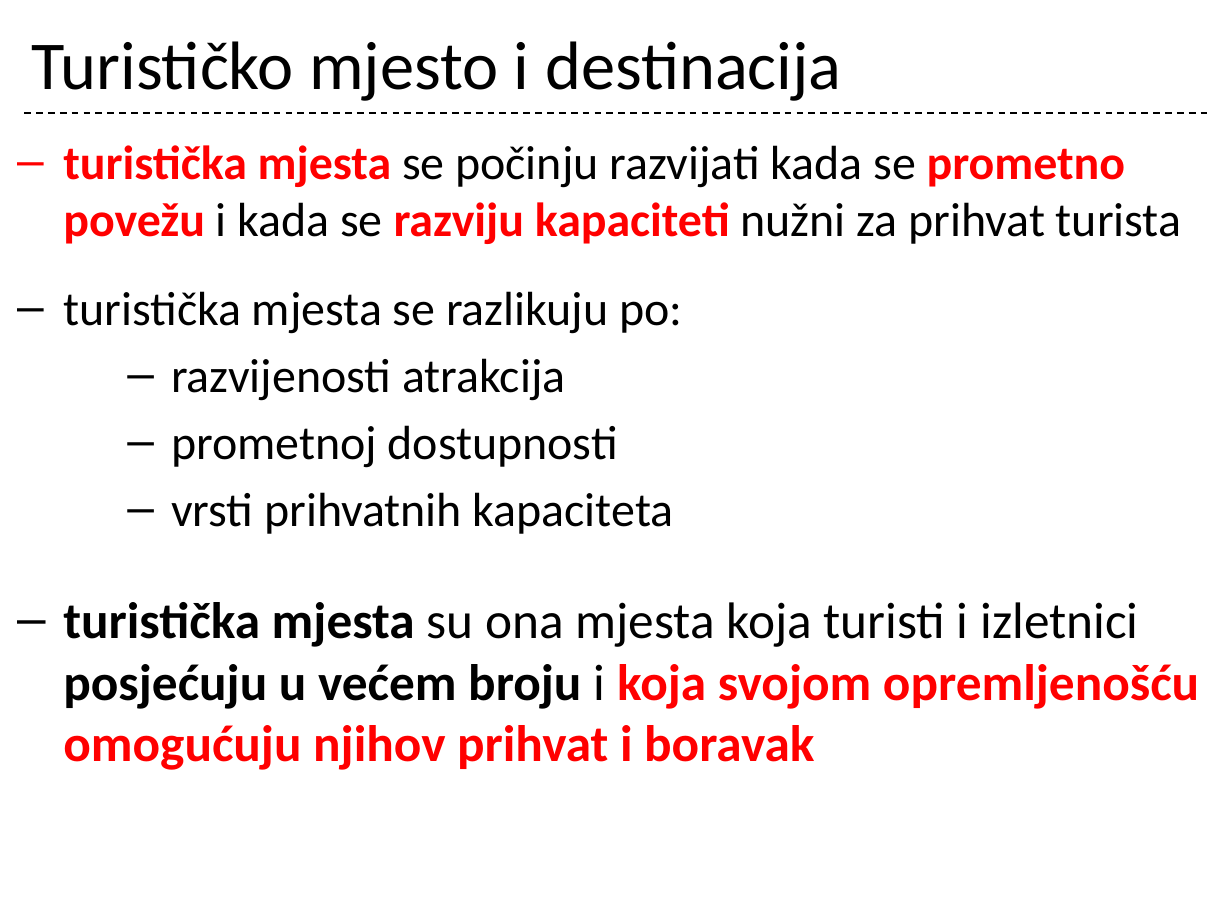
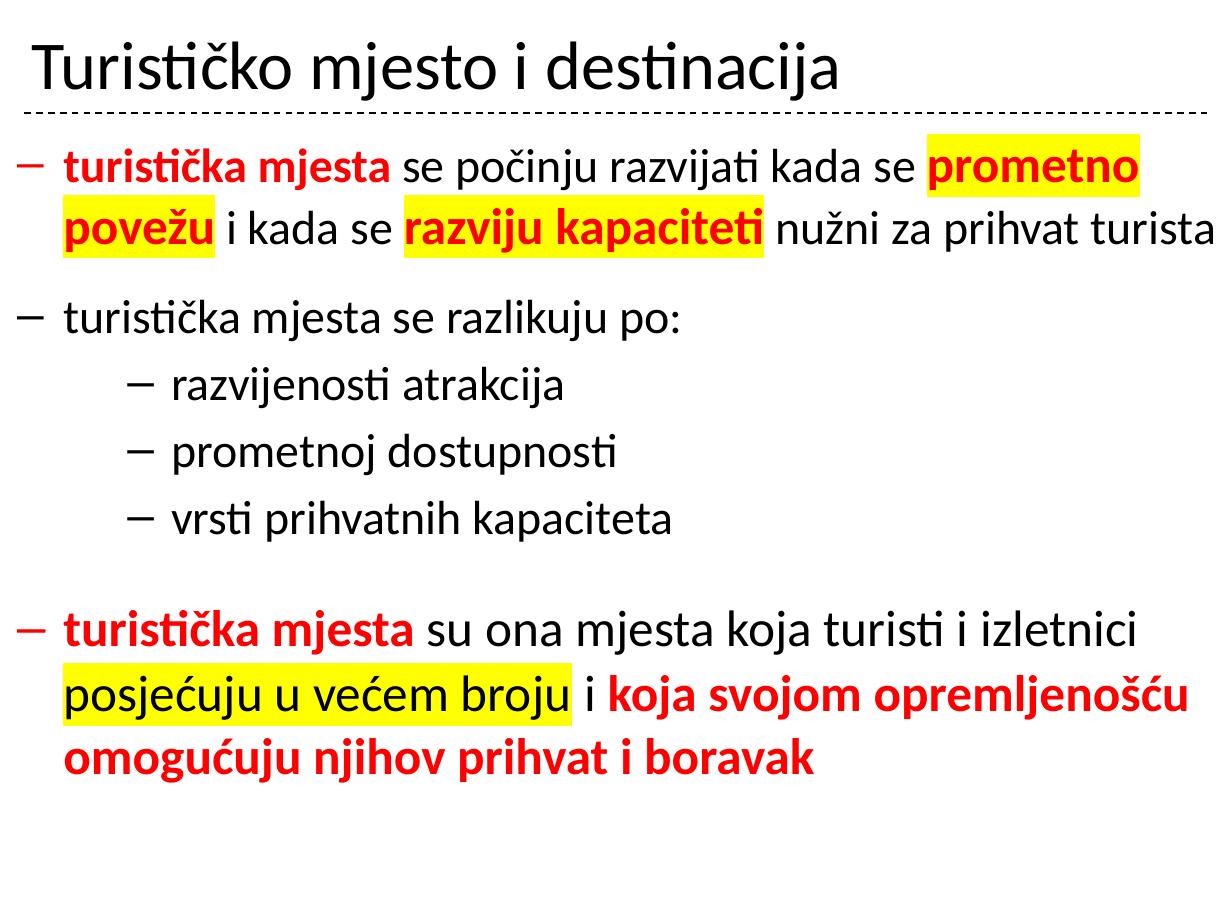
Before and after one commit to cornx/print, a slide deck: slide 35 of data/prezentacije/osnove_turizma/001_Turizam_uvod.pptx. Drawn at 1232x924 pixels with LibreOffice and Linux fonts; fonts in the diff are those of the drawing. Boxes give left, top, right and bottom in pixels: in the first picture for what was removed or moved away, otherwise in the second. Text is boxed around its words. In the diff, an @@ line names an element or a change of style, - is before the commit and + after.

```diff
--- a/data/prezentacije/osnove_turizma/001_Turizam_uvod.pptx
+++ b/data/prezentacije/osnove_turizma/001_Turizam_uvod.pptx
@@ text at (x1=63, y1=148, x2=1216, y2=783): size 28 to 30 pt in "prometno povežu razviju kapaciteti"; highlight none to #FFFF00 in "prometno povežu razviju kapaciteti", "posjećuju u većem broju"; text colour #000000 to #FF0000 in "turistička mjesta"; bold off in "posjećuju u većem broju" @@
```
Also in this commit, not shown: 5 other slides changed.
